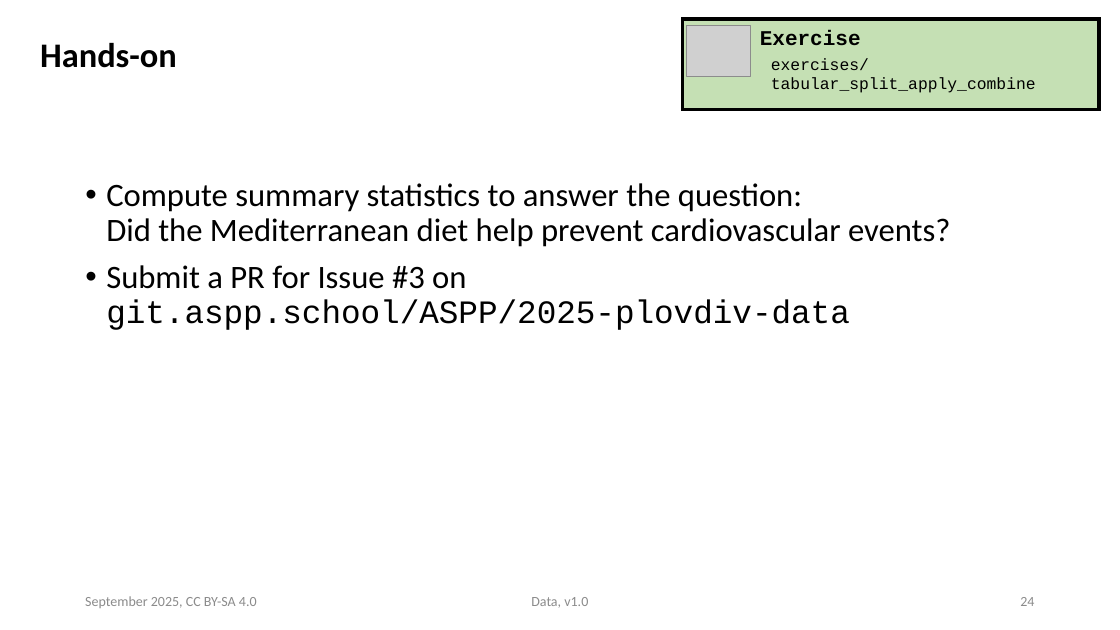
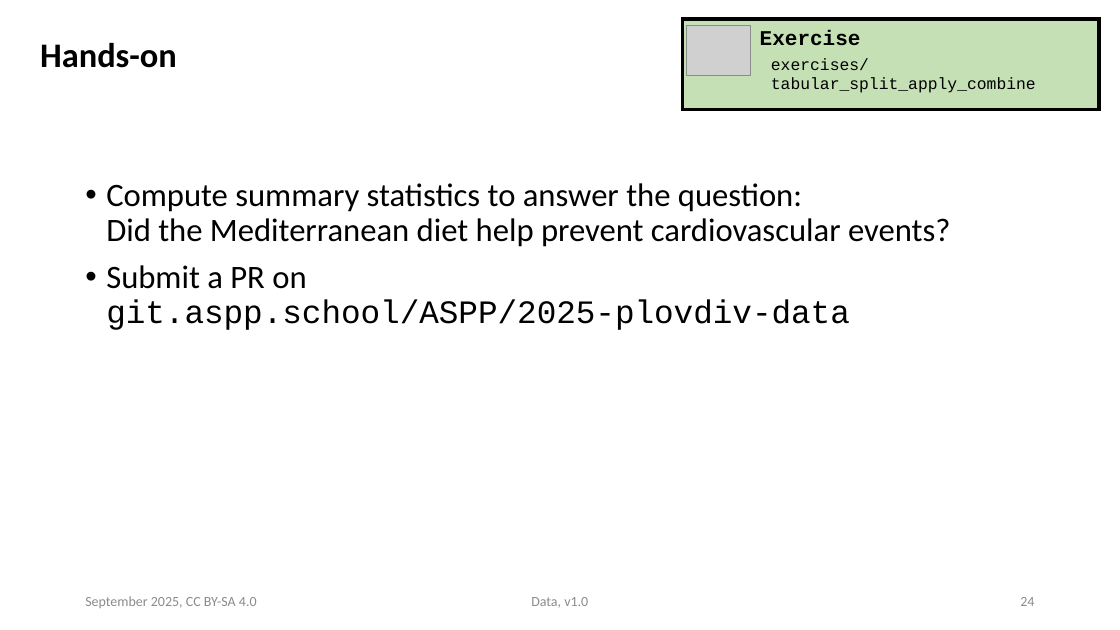
Before and after one commit to ASPP/data_class, a slide deck: slide 24 of tabular_data.pptx. Drawn at 1120x630 pixels with LibreOffice and Linux fonts; fonts in the diff are those of the drawing; grey boxes stand for pictures. Boxes give left, top, right and bottom in pixels: in the first picture for what was removed or moved away, otherwise in the second. Text is boxed around its words. In the diff, an @@ line names an element or a change of style, - is before the commit and + after.

Commit message:
small change in exercise slides, removing reference to issue numbers, not really needed

```diff
--- a/tabular_data.pptx
+++ b/tabular_data.pptx
@@ text at [106,265,850,330]: text changed @@
-• Submit a PR for Issue #3 on
-  git.aspp.school/ASPP/2025-plovdiv-data
+• Submit a PR on
+  git.aspp.school/ASPP/2025-plovdiv-data
```
Also in this commit, not shown: 14 other slides changed, 3 other files.
